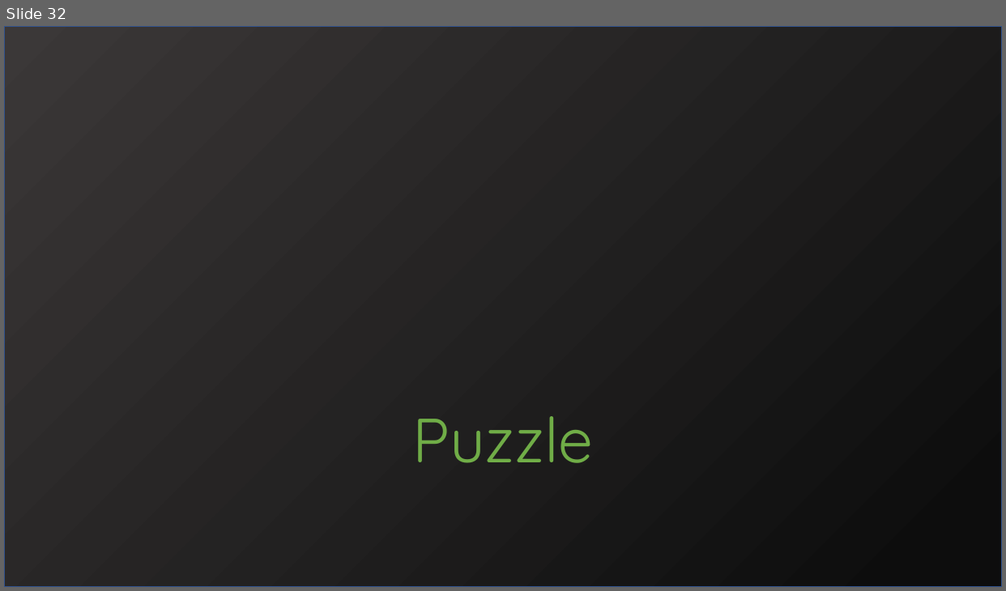
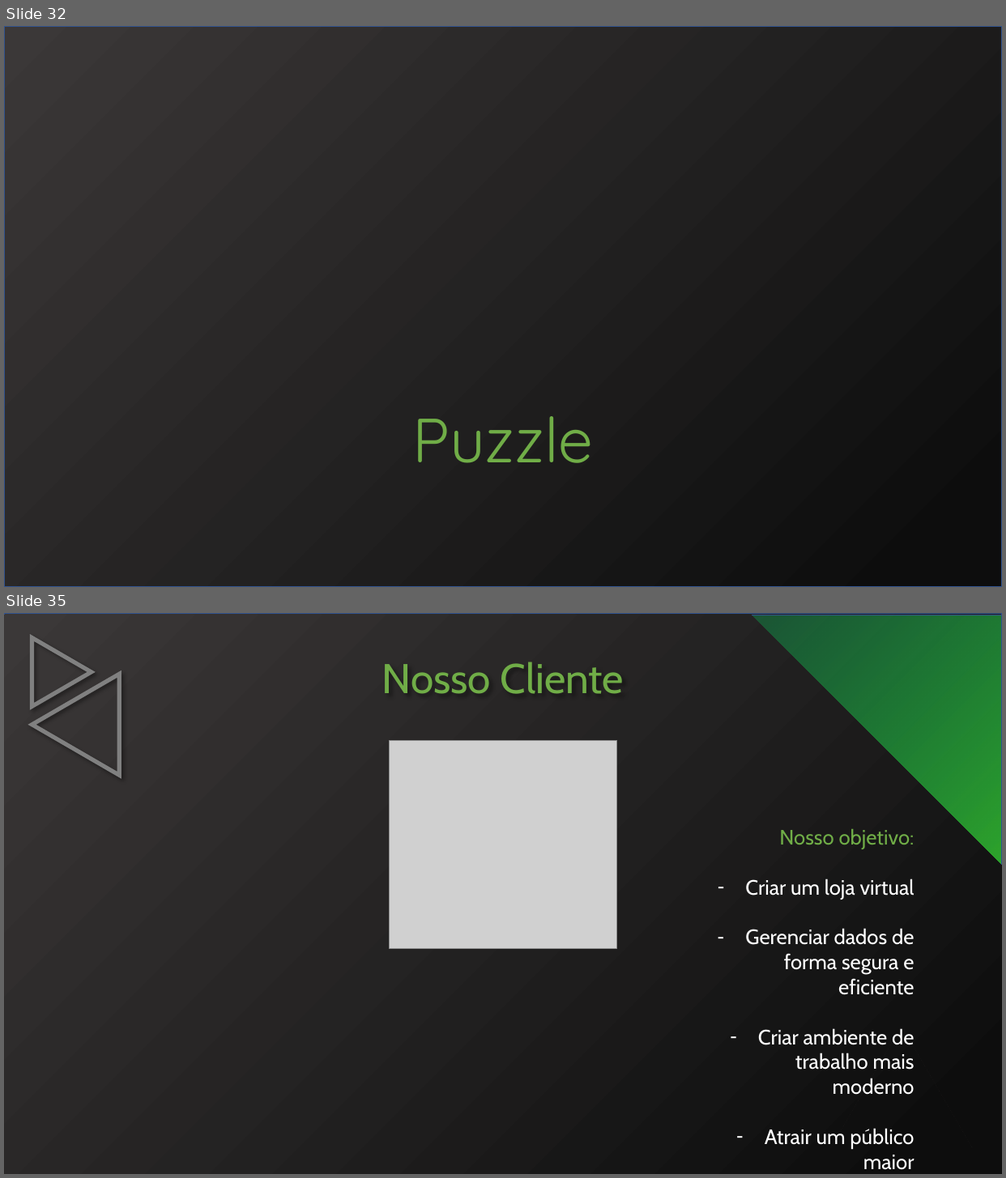
Before and after one commit to SamuelHiroyuki/Scrolls, a slide deck: Apresentação.pptx. Shown one above the other, each under a label of ours: slide 32 before the commit, slides 32 and 35 after it; the slides between them are not shown. The pictures are 1006x591 and 1006x1178 pixels, drawn with LibreOffice and Linux fonts; fonts in the diff are those of the drawing; grey boxes stand for pictures. Boxes give left, top, right and bottom in pixels: in the first picture for what was removed or moved away, otherwise in the second. Text is boxed around its words. In the diff, an @@ line names an element or a change of style, - is before the commit and + after.

```diff
--- a/Apresentação.pptx
+++ b/Apresentação.pptx
@@ slide 35 added at (4,613,1002,1174), background #FFFFFF @@
@@ rectangle added at (4,613,1002,1174), fill gradient #3B3838 to #0D0D0D, outline #325491 1 pt @@
@@ freeform shape added at (4,615,1002,1174), fill gradient #3B3838 to #0D0D0D @@
@@ rectangle added at (620,615,1002,954), fill gradient #37B62A to #08A35C, outline #325491 1 pt @@
@@ triangle added at (32,637,91,706), outline #808080 4 pt @@
@@ triangle added at (32,675,119,776), outline #808080 4 pt @@
@@ text added at (382,662,624,694), 40 pt, text #70AD47 @@
+Nosso Cliente
@@ picture added at (390,740,617,948) @@
@@ text added at (745,829,914,1170), 20 pt, text #FFFFFF @@
+Nosso objetivo:
+– Criar um loja virtual
+– Gerenciar dados de forma segura e eficiente
+– Criar ambiente de trabalho mais moderno
+– Atrair um público maior
```
Also in this commit, not shown: 3 slides changed, 6 other slides added, 1 other file.
